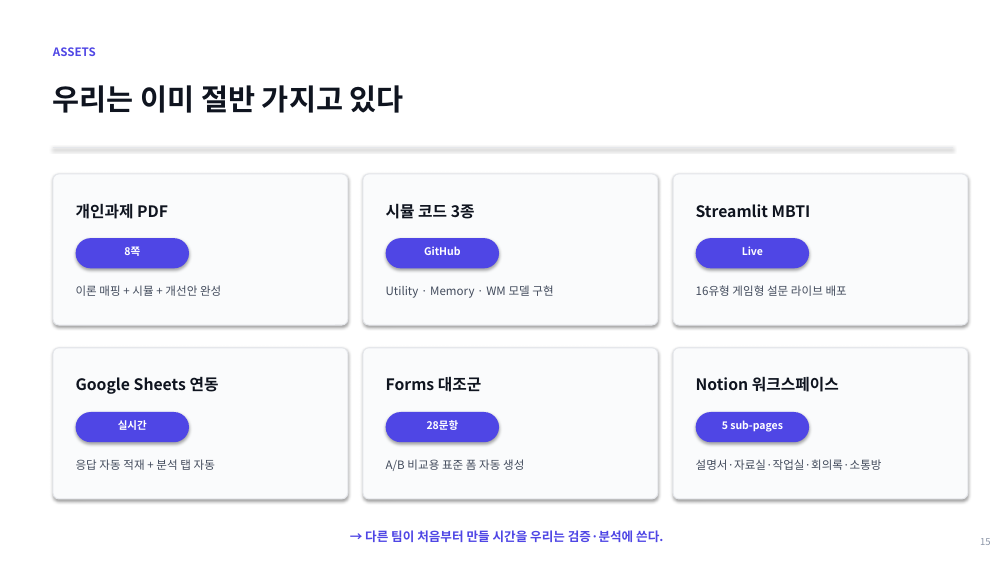
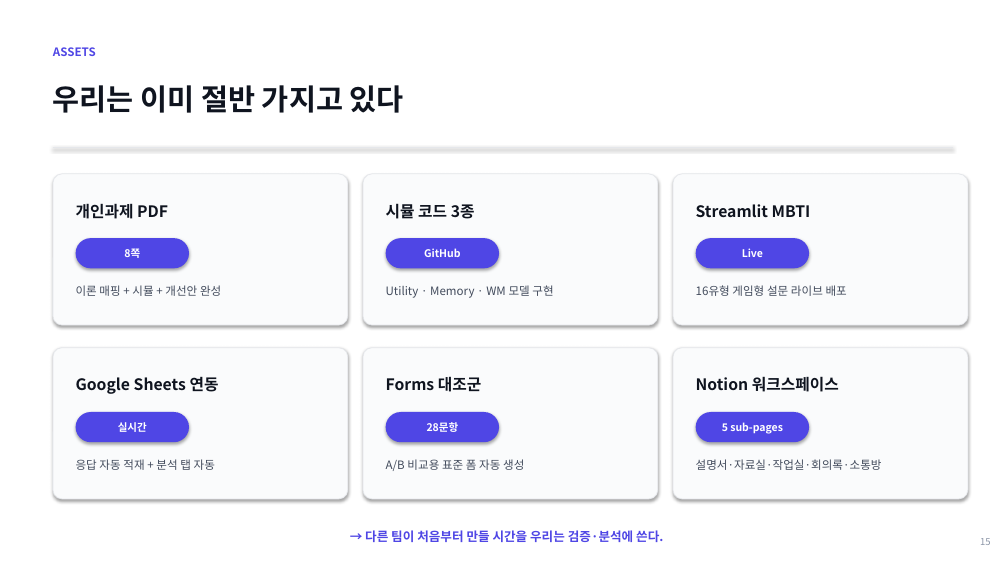
Before and after one commit to lshpy/imen315-syllabus-meta, a slide deck: slide 25 of team_project/kickoff_2026-05-11.pptx. Drawn at 1008x567 pixels with LibreOffice and Linux fonts; fonts in the diff are those of the drawing. Boxes give left, top, right and bottom in pixels: in the first picture for what was removed or moved away, otherwise in the second. Text is boxed around its words. In the diff, an @@ line names an element or a change of style, - is before the commit and + after.

```diff
--- a/team_project/kickoff_2026-05-11.pptx
+++ b/team_project/kickoff_2026-05-11.pptx
@@ outline #E5E7EB 1 pt to #E5E7EB 0.75 pt; proportions changed in 6 elements at [53, 174, 348, 325], [363, 174, 658, 325], [673, 174, 968, 325], [53, 348, 348, 499], [363, 348, 658, 499], [673, 348, 968, 499] @@
@@ line spacing 1.25 to 1; vertical alignment top to middle in 6 elements at [124, 248, 140, 258], [424, 248, 460, 257], [742, 248, 763, 257], [118, 422, 147, 432], [427, 422, 459, 432], [722, 422, 783, 434] @@
```
Also in this commit, not shown: 23 other slides changed, 1 slide added, 1 slide removed, 2 other files.
